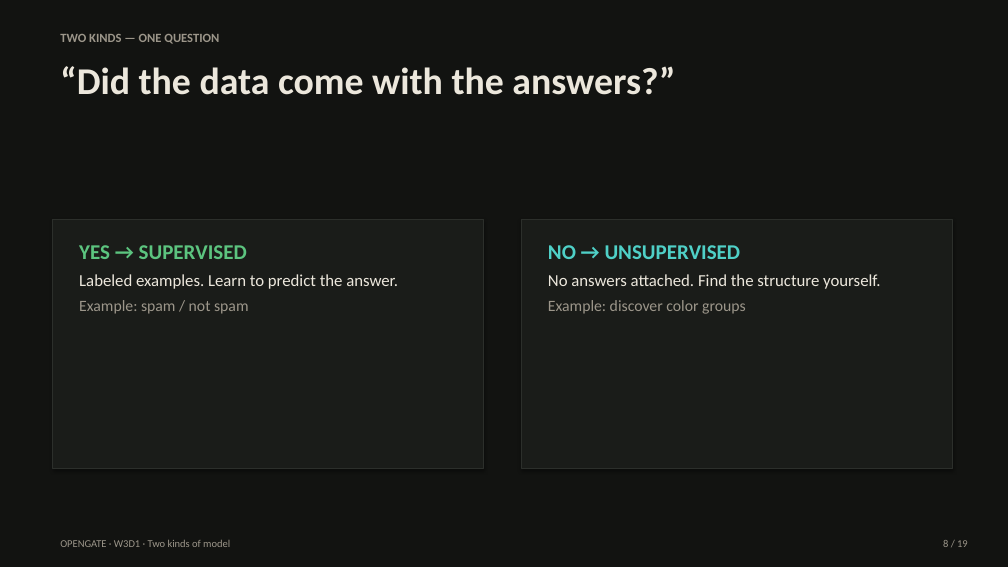
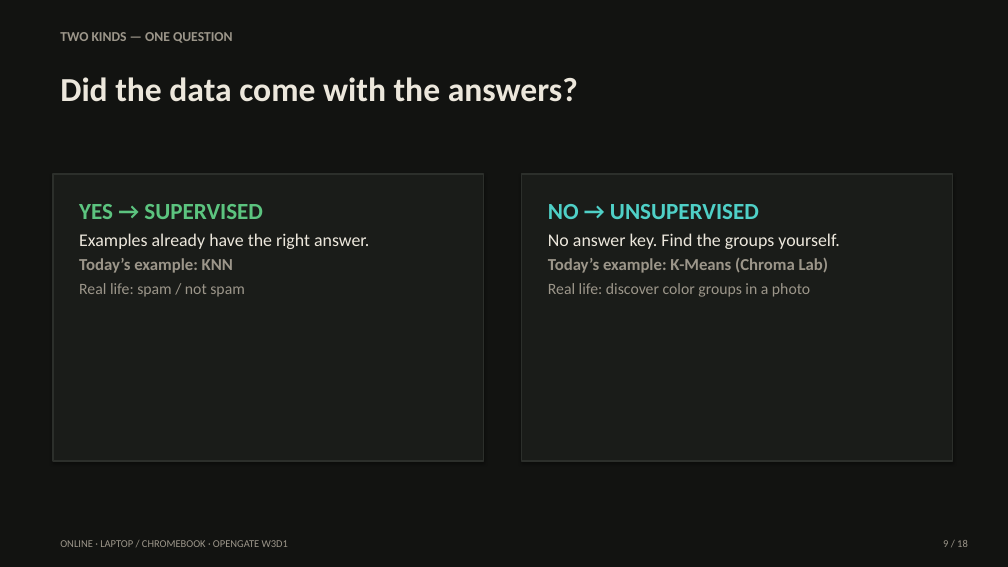
Before and after one commit to lemoon01110/chroma-kmeans-color-lab, a slide deck: slide 9 of opengate-assets/Opengate-W3D1-Two-Kinds-of-Model.pptx (slide 8 before the commit). Drawn at 1008x567 pixels with LibreOffice and Linux fonts; fonts in the diff are those of the drawing. Boxes give left, top, right and bottom in pixels: in the first picture for what was removed or moved away, otherwise in the second. Text is boxed around its words. In the diff, an @@ line names an element or a change of style, - is before the commit and + after.

```diff
--- a/opengate-assets/Opengate-W3D1-Two-Kinds-of-Model.pptx
+++ b/opengate-assets/Opengate-W3D1-Two-Kinds-of-Model.pptx
@@ text "TWO KINDS — ONE QUESTION" at [60, 32, 233, 43]: size 12 to 13 pt; less space between paragraphs @@
@@ text at [60, 77, 578, 102]: text changed; size 36 to 32 pt @@
-“Did the data come with the answers?”
+Did the data come with the answers?
@@ rectangle at [53, 174, 484, 461]: outline #2C2F2B 1 pt to #2C2F2B 1.25 pt @@
@@ rectangle: place and size @@
-rectangle at [53, 219, 484, 469]
+rectangle at [53, 174, 484, 461]
@@ rectangle: place and size @@
-rectangle at [522, 219, 953, 469]
+rectangle at [522, 174, 953, 461]
@@ rectangle at [522, 174, 953, 461]: outline #2C2F2B 1 pt to #2C2F2B 1.25 pt @@
@@ text "YES → SUPERVISED": place and size @@
-text "YES → SUPERVISED" at [79, 245, 398, 314]
+text "YES → SUPERVISED" at [79, 204, 369, 297]
@@ text at [79, 204, 263, 219]: size 20 to 22 pt in "YES → SUPERVISED"; less space between paragraphs @@
@@ text "NO → UNSUPERVISED": place and size @@
-text "NO → UNSUPERVISED" at [548, 245, 880, 314]
+text "NO → UNSUPERVISED" at [548, 204, 839, 297]
@@ text at [548, 204, 759, 219]: size 20 to 22 pt in "NO → UNSUPERVISED"; less space between paragraphs @@
@@ text at [79, 233, 369, 297]: text changed; size 16 to 17 pt; text colour #ECE7DC to #9C968A @@
-Labeled examples. Learn to predict the answer.
-Example: spam / not spam
+Examples already have the right answer.
+Today’s example: KNN
+Real life: spam / not spam
@@ text at [548, 233, 839, 297]: text changed; size 16 to 15 pt; text colour #ECE7DC to #9C968A @@
-No answers attached. Find the structure yourself.
-Example: discover color groups
+No answer key. Find the groups yourself.
+Today’s example: K-Means (Chroma Lab)
+Real life: discover color groups in a photo
@@ text at [60, 540, 288, 547]: text changed @@
-OPENGATE · W3D1 · Two kinds of model
+ONLINE · LAPTOP / CHROMEBOOK · OPENGATE W3D1
```
Also in this commit, not shown: 8 other slides changed, 9 slides added, 10 slides removed, 1 other file.
